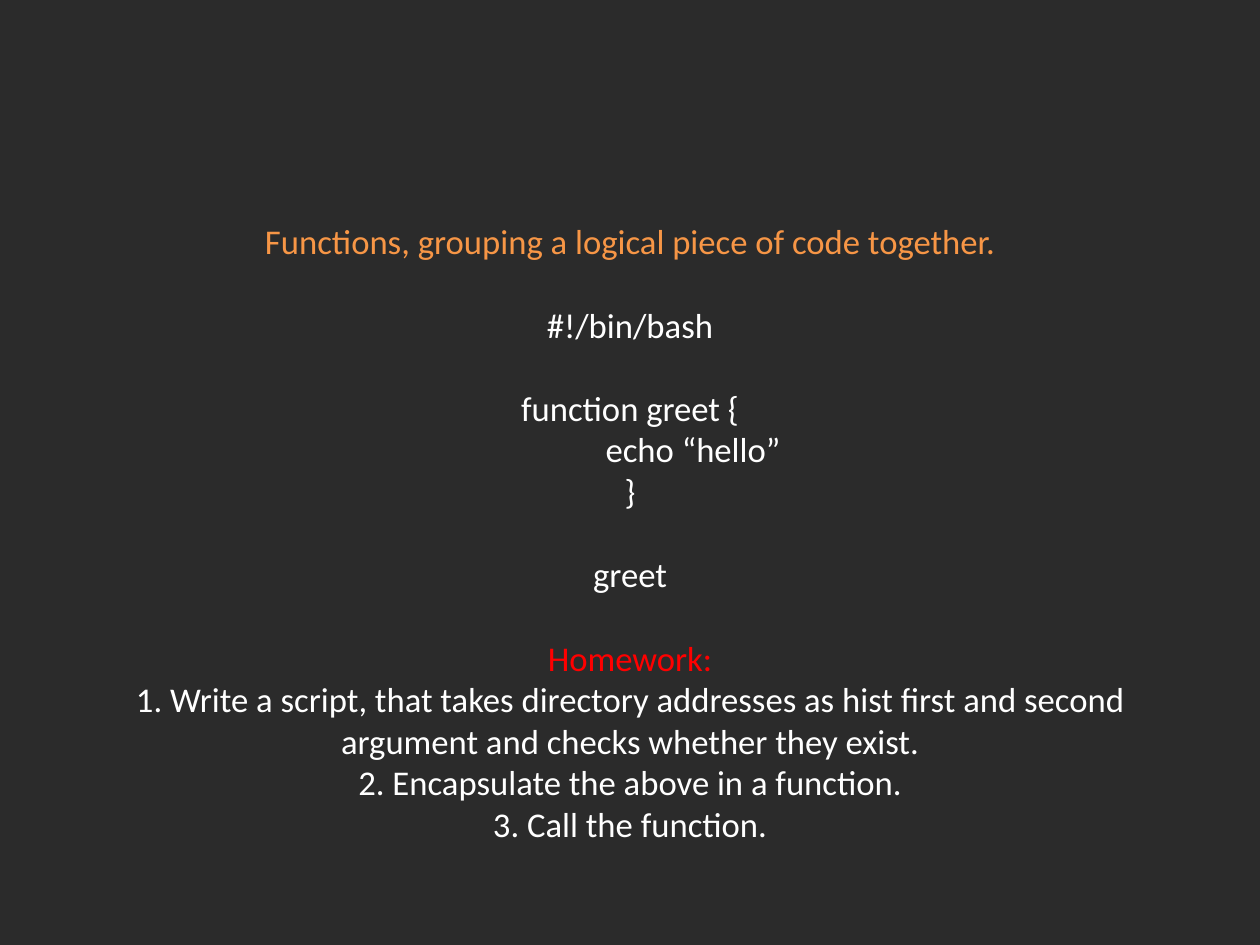
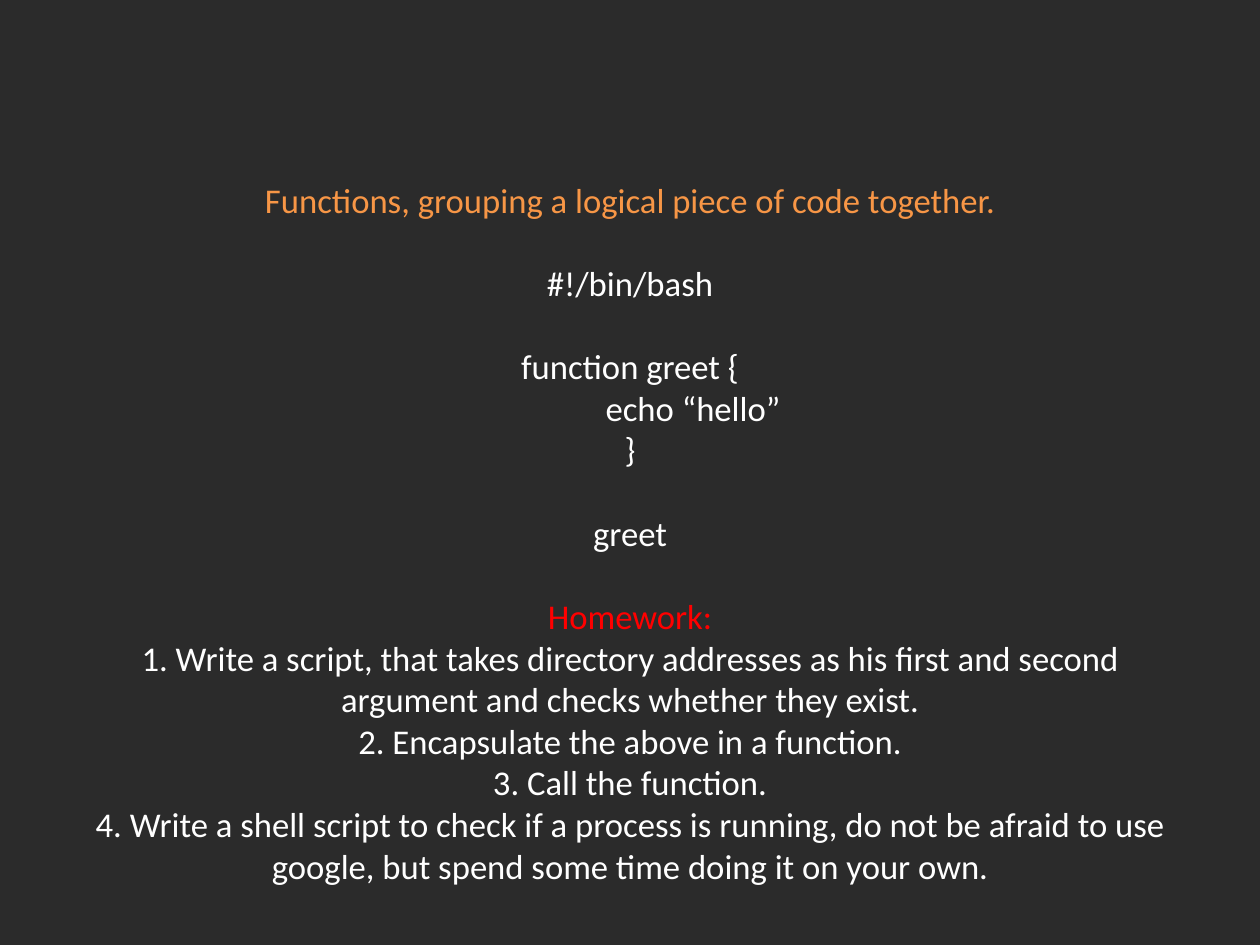
Before and after one commit to Academy-Soft-Intellect/Linux-Course, a slide deck: slide 13 of 15.BashScripting/15-Bash_Scripting.pptx. Drawn at 1260x945 pixels with LibreOffice and Linux fonts; fonts in the diff are those of the drawing; background and template pictures are left out; a plain dark background stands for a picture behind light text. Boxes give left, top, right and bottom in pixels: in the first picture for what was removed or moved away, otherwise in the second. Text is boxed around its words. In the diff, an @@ line names an element or a change of style, - is before the commit and + after.

```diff
--- a/15.BashScripting/15-Bash_Scripting.pptx
+++ b/15.BashScripting/15-Bash_Scripting.pptx
@@ title at bbox=[96, 189, 1164, 885]: text changed @@
-Functions, grouping a logical piece of code together.
-#!/bin/bash
-function greet {
-echo “hello”
-}
-greet
-Homework:
-1. Write a script, that takes directory addresses as hist first and second argument and checks whether they exist.
-2. Encapsulate the above in a function.
-3. Call the function.
+Functions, grouping a logical piece of code together.
+#!/bin/bash
+function greet {
+echo “hello”
+}
+greet
+Homework:
+1. Write a script, that takes directory addresses as his first and second argument and checks whether they exist.
+2. Encapsulate the above in a function.
+3. Call the function.
+4. Write a shell script to check if a process is running, do not be afraid to use google, but spend some time doing it on your own.
```
Also in this commit, not shown: 2 other slides changed, 2 other files.
